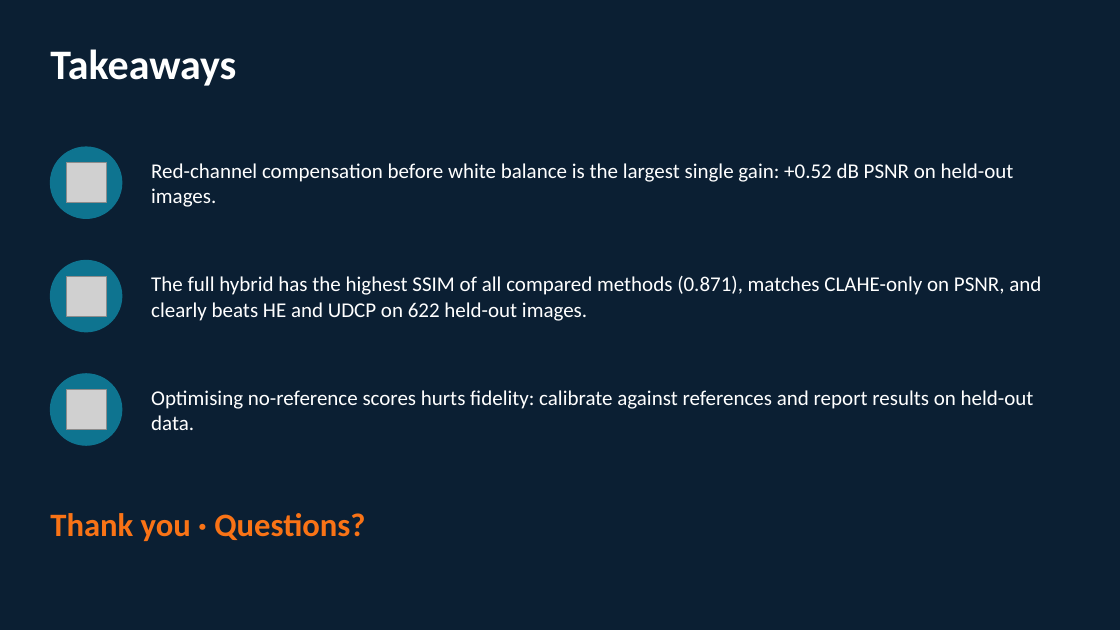
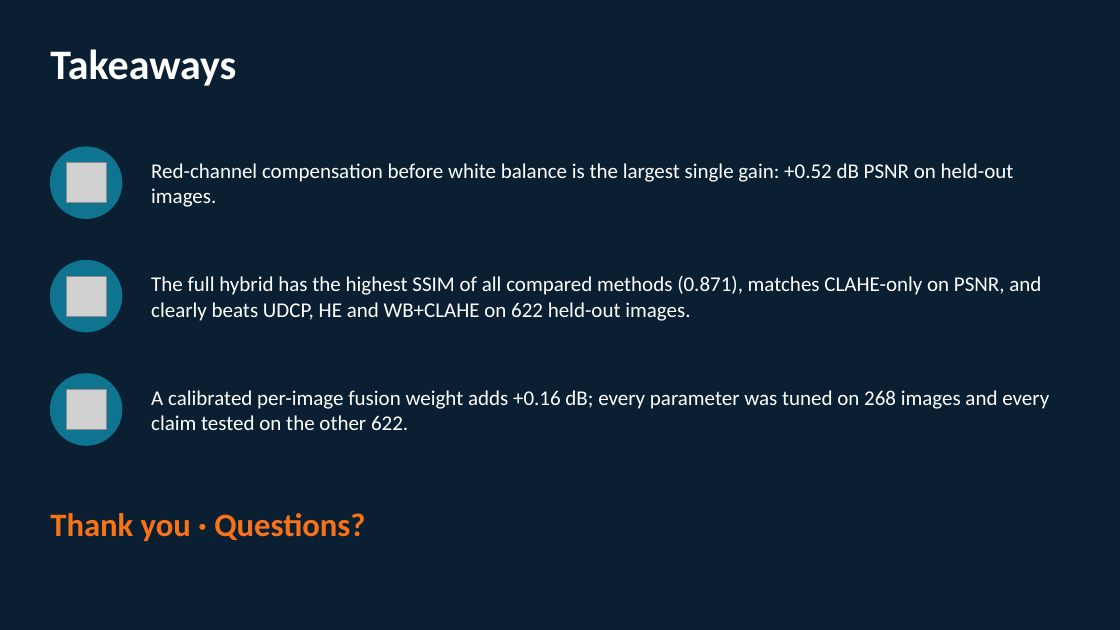
Before and after one commit to Manav250305/Underwater-Hybrid-Restoration, a slide deck: slide 17 of docs/Review_II_Presentation.pptx (slide 18 before the commit). Drawn at 1120x630 pixels with LibreOffice and Linux fonts; fonts in the diff are those of the drawing; grey boxes stand for pictures. Boxes give left, top, right and bottom in pixels: in the first picture for what was removed or moved away, otherwise in the second. Text is boxed around its words. In the diff, an @@ line names an element or a change of style, - is before the commit and + after.

```diff
--- a/docs/Review_II_Presentation.pptx
+++ b/docs/Review_II_Presentation.pptx
@@ text at (151,276,1041,321): text changed @@
-The full hybrid has the highest SSIM of all compared methods (0.871), matches CLAHE-only on PSNR, and clearly beats HE and UDCP on 622 held-out images.
+The full hybrid has the highest SSIM of all compared methods (0.871), matches CLAHE-only on PSNR, and clearly beats UDCP, HE and WB+CLAHE on 622 held-out images.
@@ text at (151,390,1049,430): text changed @@
-Optimising no-reference scores hurts fidelity: calibrate against references and report results on held-out data.
+A calibrated per-image fusion weight adds +0.16 dB; every parameter was tuned on 268 images and every claim tested on the other 622.
```
Also in this commit, not shown: 4 other slides changed, 1 slide removed, 20 other files.
